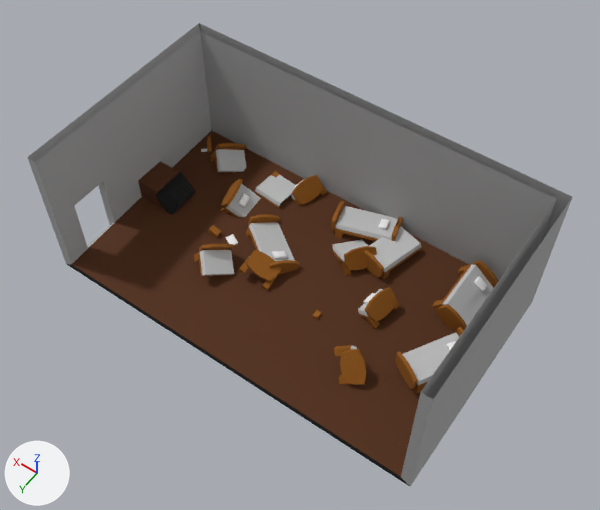
The FBX model Assets/Resources/Models/hospital3_2.FBX as it was, and as the next commit left it.
Rendered twice from a 50 mm lens placed at (-22.1, 28.3, 46.5), pointed at (-0.3, -2.2, -1.4). Every picture has the same lights, and +X, +Y and +Z are marked at lower left. Where no turn or scale is listed for an object, it has been applied to the vertices.
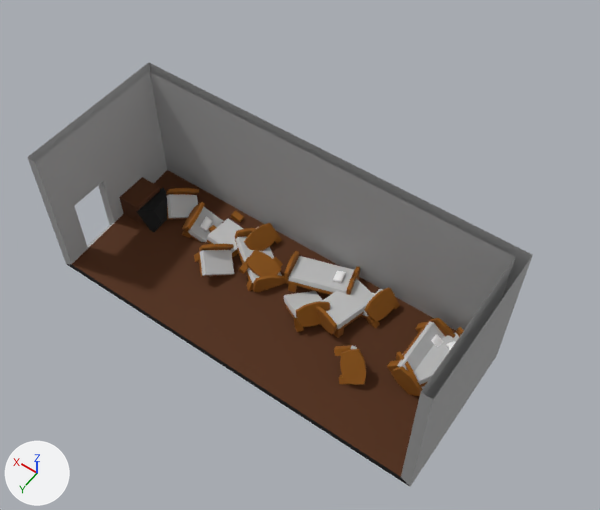
The change, as a diff of the scene's bpy script:
```diff
--- a/Assets/Resources/Models/hospital3_2.FBX.py
+++ b/Assets/Resources/Models/hospital3_2.FBX.py
@@ me_mesh @@
 me_mesh.from_pydata(...)  # 2266 vertices, 4241 faces; spans x -15.3..16.7, y -12.2..6.2, z -6.0..6.0
 # used by ob_box008; location = (0.0, 0.0, -0.42)
+# me_mesh part 1: the loose piece of 237 vertices spanning x -4.3..1.4, y -11.7..-7.7, z -5.4..-2.9 is moved by (0.0, 6.3, 0.0)
+# me_mesh part 2: the loose piece of 36 vertices spanning x 5.4..8.3, y -10.4..-7.6, z -5.7..-4.2 is moved by (0.0, 6.3, 0.0)
+# me_mesh part 3: the loose piece of 139 vertices spanning x 3.3..5.9, y -11.7..-8.6, z -5.5..-2.8 is moved by (0.0, 6.3, 0.0)
+# me_mesh part 4: the loose piece of 223 vertices spanning x -12.8..-9.7, y -10.7..-5.5, z -5.1..-2.6 is moved by (0.0, 6.3, 0.0)
+# me_mesh part 5: the loose piece of 8 vertices spanning x 7.2..8.2, y -10.3..-9.8, z -4.8..-4.1 is moved by (0.0, 5.4, 0.0)
+# me_mesh part 6: the loose piece of 228 vertices spanning x 0.7..6.5, y -6.6..-1.3, z -5.7..-3.5 is moved by (0.0, 1.8, 0.0)
+# me_mesh part 7: the loose piece of 155 vertices spanning x 6.7..10.1, y -7.9..-4.6, z -5.9..-2.9 is moved by (0.9, 3.8, 0.0)
+# me_mesh part 8: the loose piece of 129 vertices spanning x -6.2..-2.6, y -10.9..-6.1, z -5.0..-2.9 is moved by (0.0, 6.3, 0.0)
+# me_mesh part 9: the loose piece of 109 vertices spanning x -4.1..0.2, y -9.1..-5.0, z -5.6..-2.8 is moved by (0.0, 6.3, 0.0)
+# me_mesh part 10: the loose piece of 44 vertices spanning x 14.0..15.9, y -4.8..-2.1, z -5.2..-3.0 is moved by (0.0, 2.2, 0.0)
+# me_mesh part 11: the loose piece of 20 vertices spanning x 12.2..14.2, y -5.2..-2.0, z -5.3..-3.3 is moved by (0.0, 2.2, 0.0)
+# me_mesh part 12: the loose piece of 43 vertices spanning x 14.1..15.3, y -10.6..-8.8, z -5.6..-3.6 is moved by (0.0, 8.6, 0.0)
+# me_mesh part 13: the loose piece of 108 vertices spanning x 10.4..13.8, y -10.9..-7.5, z -5.5..-2.6 is moved by (0.0, 6.3, 0.0)
+# me_mesh part 14: all 9 vertices in x -15.3..-7.3, y -12.2..-11.4, z -6.0..6.0 are moved by (0.0, 6.0, 0.0)
+# me_mesh part 15: all 7 vertices in x 15.8..16.7, y -12.2..-11.4, z -6.0..6.0 are moved by (0.0, 6.0, 0.0)
+# me_mesh part 16: all 3 vertices in x 0.0, y -11.4, z -4.5..6.0 are moved by (0.0, 6.0, 0.0)
 me_mesh.materials.append(mat_material__0)
```

Location of each change, (x1, y1, x2, y2) in pixels of the pictures (600 x 510 px; the box of a moved part takes in the faces that stretch with it):
'Box008', reshaped (7% narrower, 9% shorter)
    before: (27, 23, 572, 486)
    after: (27, 63, 533, 486)
part 1 of me_mesh, moved or reshaped
    before: (331, 201, 402, 241)
    after: (284, 251, 360, 295)
part 2 of me_mesh, moved or reshaped
    before: (255, 175, 296, 208)
    after: (207, 218, 243, 258)
part 3 of me_mesh, moved or reshaped
    before: (291, 175, 327, 205)
    after: (244, 223, 282, 251)
part 4 of me_mesh, moved or reshaped
    before: (432, 260, 498, 331)
    after: (387, 318, 455, 396)
part 5 of me_mesh, moved or reshaped
    before: (272, 171, 283, 178)
    after: (230, 210, 244, 223)
part 6 of me_mesh, moved or reshaped
    before: (246, 214, 300, 275)
    after: (235, 228, 285, 292)
part 7 of me_mesh, moved or reshaped
    before: (221, 179, 261, 217)
    after: (182, 202, 223, 242)
part 8 of me_mesh, moved or reshaped
    before: (363, 226, 421, 280)
    after: (316, 278, 375, 338)
part 9 of me_mesh, moved or reshaped
    before: (332, 240, 377, 275)
    after: (284, 291, 330, 332)
part 10 of me_mesh, moved or reshaped
    before: (138, 161, 178, 206)
    after: (119, 177, 160, 224)
part 11 of me_mesh, moved or reshaped
    before: (155, 172, 195, 214)
    after: (136, 188, 168, 232)
part 12 of me_mesh, moved or reshaped (not visible afterwards)
    before: (201, 133, 212, 153)
part 13 of me_mesh, moved or reshaped
    before: (210, 143, 246, 173)
    after: (166, 188, 199, 219)
part 14 of me_mesh, moved or reshaped
    before: (116, 199, 572, 429)
    after: (116, 223, 533, 429)
part 15 of me_mesh, moved or reshaped
    before: (81, 23, 572, 244)
    after: (81, 63, 532, 299)
part 16 of me_mesh, moved or reshaped
    before: (115, 32, 556, 281)
    after: (115, 72, 515, 333)
